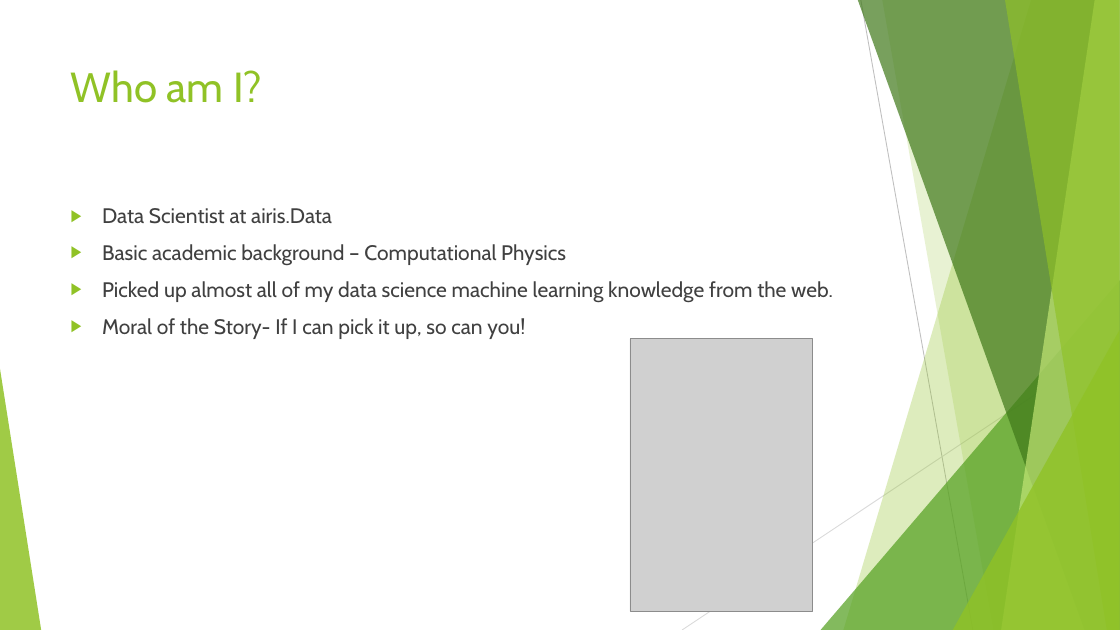
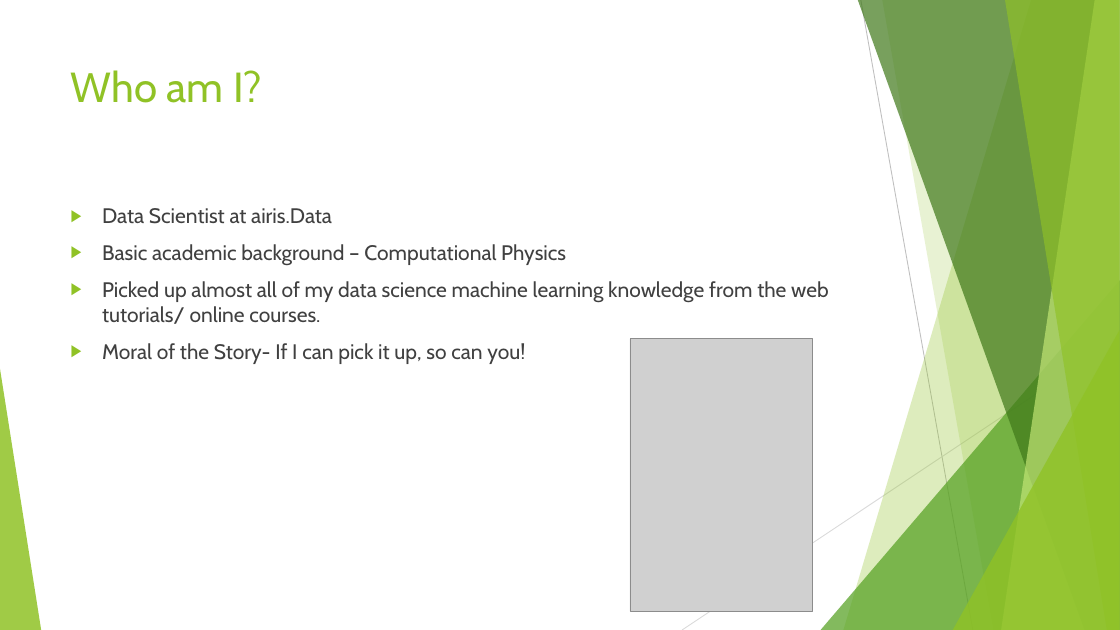
Before and after one commit to bismayan/meetup_kaggle, a slide deck: slide 3 of Presentation.pptx. Drawn at 1120x630 pixels with LibreOffice and Linux fonts; fonts in the diff are those of the drawing; grey boxes stand for pictures. Boxes give left, top, right and bottom in pixels: in the first picture for what was removed or moved away, otherwise in the second. Text is boxed around its words. In the diff, an @@ line names an element or a change of style, - is before the commit and + after.

```diff
--- a/Presentation.pptx
+++ b/Presentation.pptx
@@ text at (102, 281, 829, 324): text changed @@
-▶ Picked up almost all of my data science machine learning knowledge from the web.
+▶ Picked up almost all of my data science machine learning knowledge from the web tutorials/ online courses.
```
Also in this commit, not shown: 1 other slide changed, 1 slide added, 1 other file.
